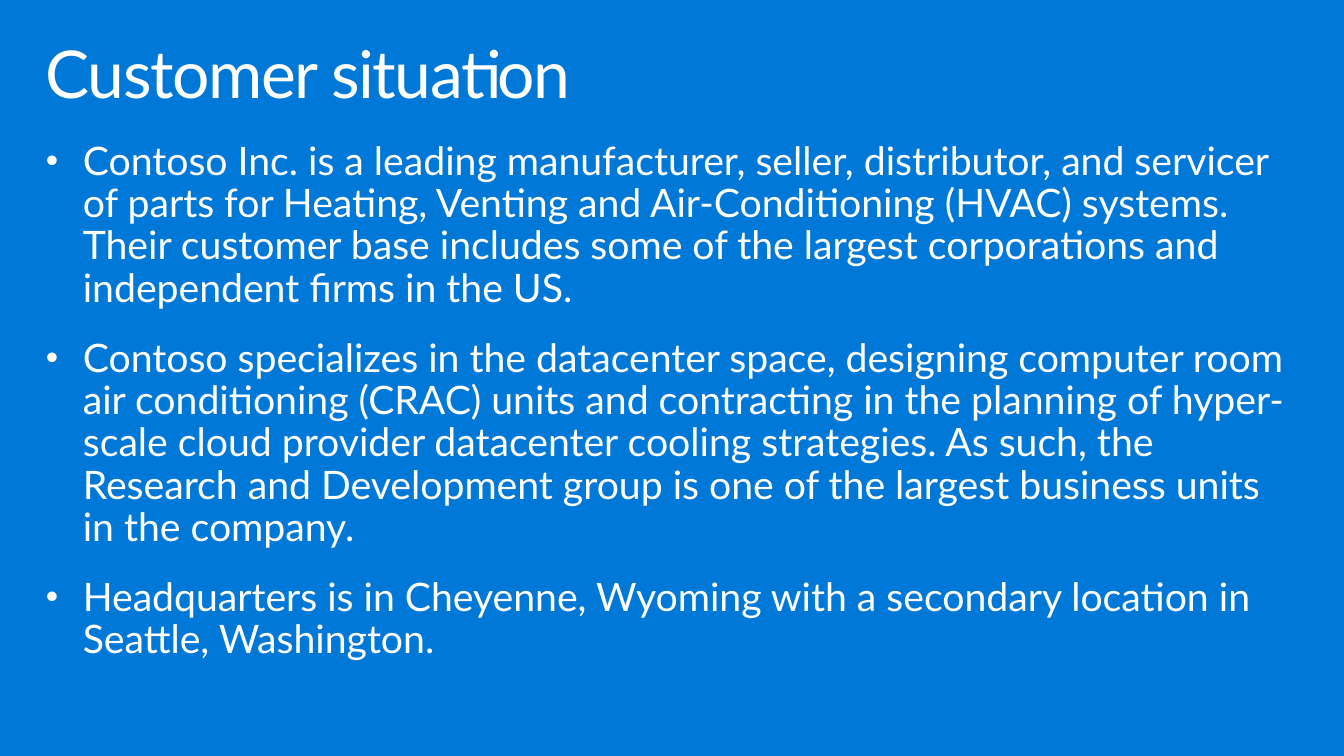
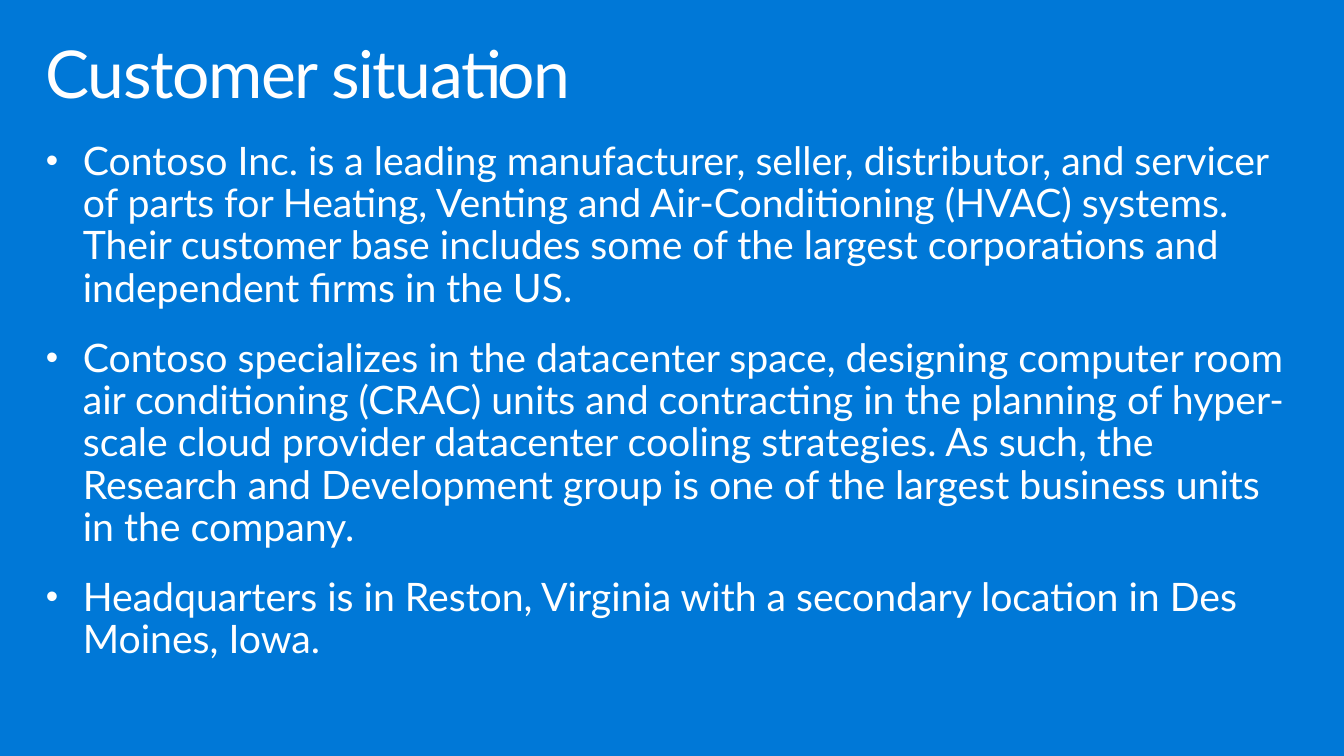
Before and after one commit to microsoft/MCW-Building-a-resilient-IaaS-architecture, a slide deck: slide 4 of Whiteboard design session/WDS trainer presentation - Building a resilient IaaS architecture.pptx. Drawn at 1344x756 pixels with LibreOffice and Linux fonts; fonts in the diff are those of the drawing. Boxes give left, top, right and bottom in pixels: in the first picture for what was removed or moved away, otherwise in the second. Text is boxed around its words. In the diff, an @@ line names an element or a change of style, - is before the commit and + after.

Commit message:
Updated WDS
Updated WDS to reflect new operating locations and Azure regions for Contoso to accomodated the HOL

```diff
--- a/Whiteboard design session/WDS trainer presentation - Building a resilient IaaS architecture.pptx
+++ b/Whiteboard design session/WDS trainer presentation - Building a resilient IaaS architecture.pptx
@@ text at (83,582,1237,658): text changed @@
-• Headquarters is in Cheyenne, Wyoming with a secondary location in Seattle, Washington.
+• Headquarters is in Reston, Virginia with a secondary location in Des Moines, Iowa.
```
Also in this commit, not shown: 9 other slides changed, 7 other files.
